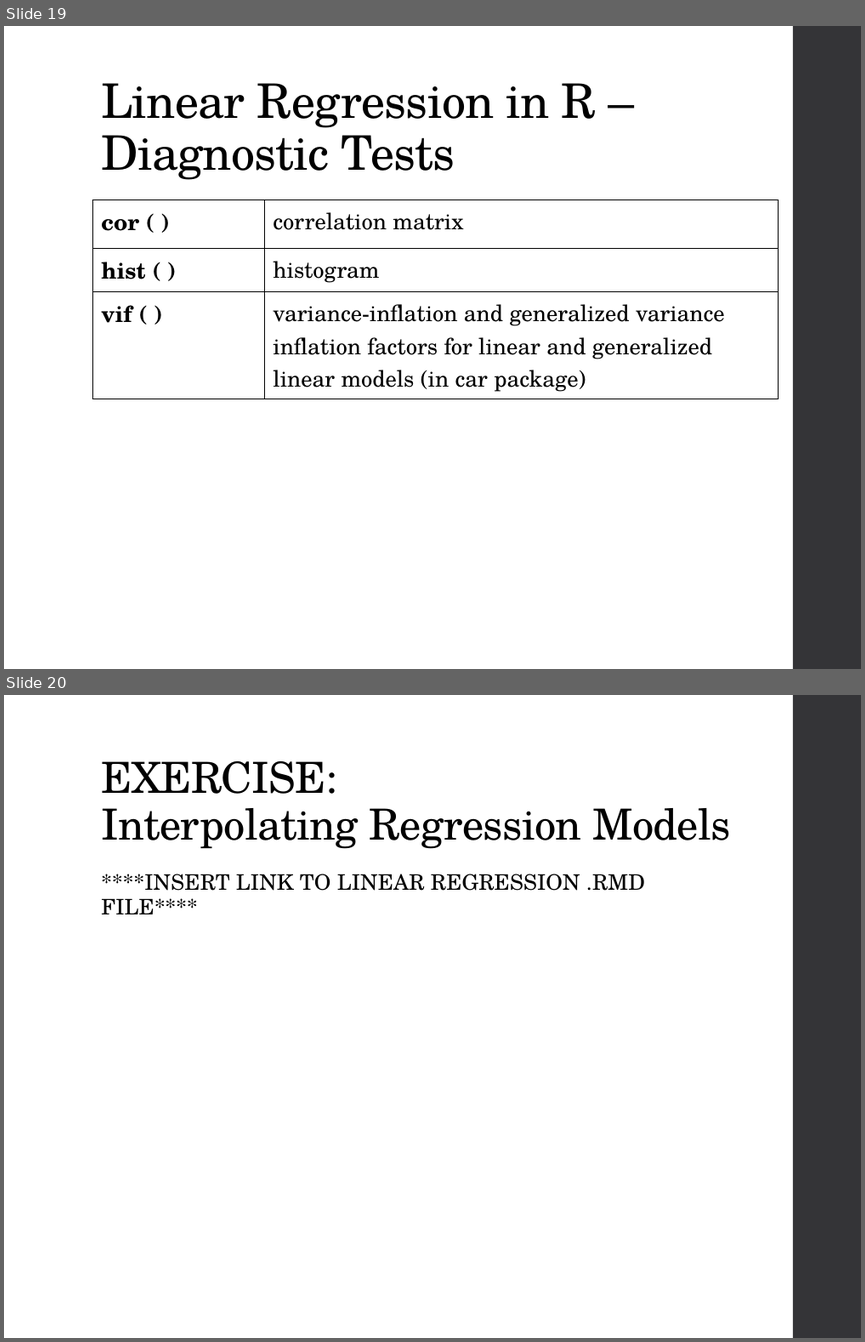
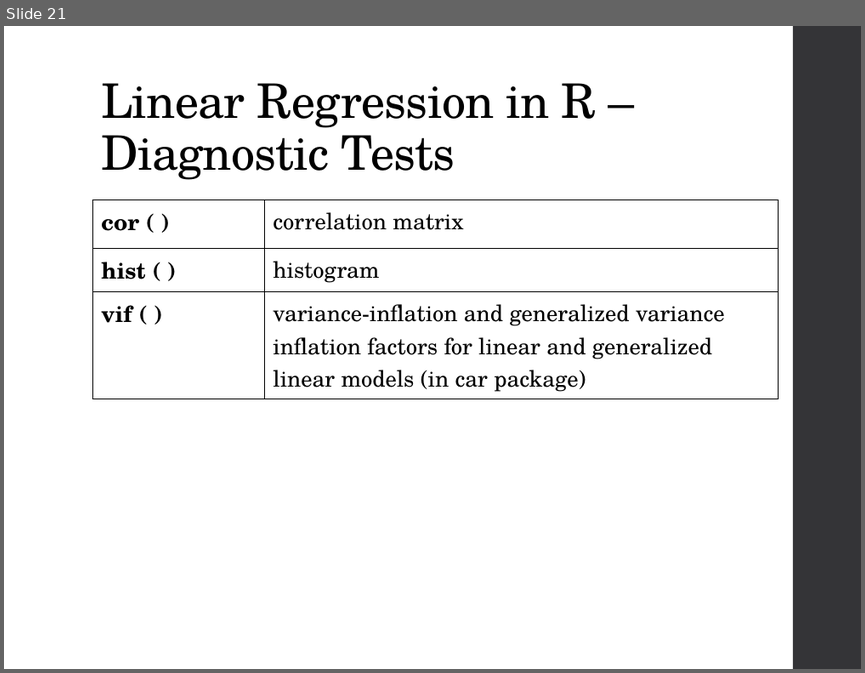
Before and after one commit to ncss-tech/stats_for_soil_survey, a slide deck: presentations/linear_regression/Linear_regression.pptx. Shown one above the other, each under a label of ours: slides 19 and 20 before the commit, slide 21 after it. The pictures are 865x1342 and 865x673 pixels, drawn with LibreOffice and Linux fonts; fonts in the diff are those of the drawing. Boxes give left, top, right and bottom in pixels: in the first picture for what was removed or moved away, otherwise in the second. Text is boxed around its words. In the diff, an @@ line names an element or a change of style, - is before the commit and + after.

```diff
--- a/presentations/linear_regression/Linear_regression.pptx
+++ b/presentations/linear_regression/Linear_regression.pptx
@@ slide 20 removed at <box>4,695,861,1338</box>, background #FFFFFF; not listed: 1 template element that a slide beside it also shows @@
@@ title removed at <box>101,761,731,849</box> @@
-EXERCISE:
-Interpolating Regression Models
@@ text removed at <box>101,873,645,914</box> @@
-****INSERT LINK TO LINEAR REGRESSION .RMD FILE****
@@ what was slide 19 is now slide 21 @@
```
Also in this commit, not shown: 2 slides changed, 1 slide added, 1 other file.
